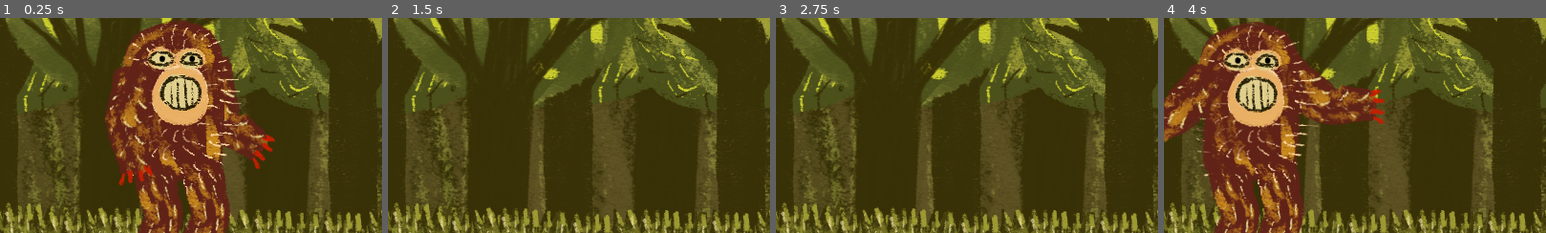
Above: before the commit, frames 1-4 (left to right).
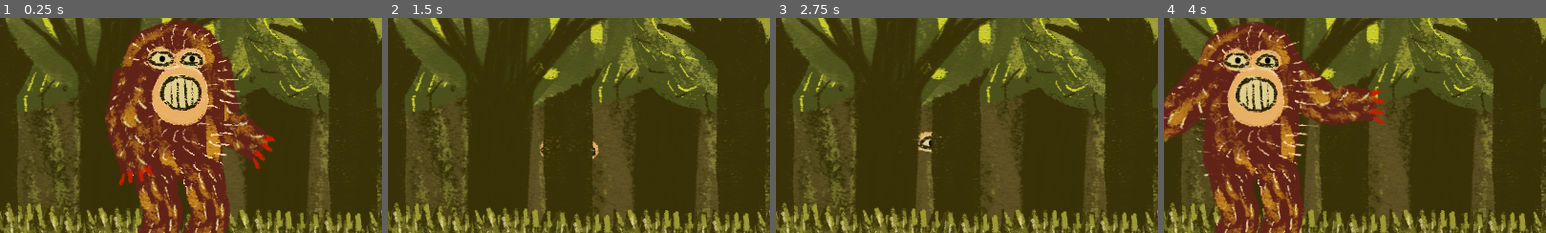
Above: after the commit, the same moments.

Repository: fguillen/The-Forest-Monster-and-the-Cards-Championship
Game: Godot game, scene res://testing/forest.tscn
Same seed, same stepped clock (60 frames per second), same inputs: the game is played once before the commit and once after it.
Inputs (mouse positions are % of the whole screen's width and height, from its top left):
- Up to frame 1 (0.25 s): no input
- Up to frame 2 (1.5 s): tap Enter (ui_accept) at 0.5, 0.77 s; move the mouse to (45, 70) at 0.52 s; hold Up (ui_up) from 0.53 s (still down); click (45, 70) at 0.67 s; move the mouse to (80, 65) at 1.27 s
- Up to frame 3 (2.75 s): tap Enter (ui_accept) at 1.52 s; move the mouse to (20, 35) at 2.02 s; release Up (ui_up) at 2.03 s; hold Left (ui_left) from 2.03 s (still down)
- Up to frame 4 (4 s): move the mouse to (55, 50) at 2.77 s; click (55, 50) at 2.92 s; tap Enter (ui_accept) at 3.02, 3.77 s; move the mouse to (35, 25) at 3.52 s; release Left (ui_left) at 3.53 s; hold Down (ui_down) from 3.53 s (still down)
The pictures show only the part of the screen within x 0-50%, y 13-63%; the shares and areas given below are measured in that part.

The runs differ from the first frame. In frame 2, 0.1% of the frame differs, in the area x 39-56%, y 56-66%; in frame 3, 0.3%, in the area x 36-44%, y 52-63%; in frame 4, nothing differs.

Commit message:
Monster hides

Diff:
--- a/actors/monster_riggid_3.tscn
+++ b/actors/monster_riggid_3.tscn
@@ -123,26 +123,14 @@
 tracks/8/type = "value"
 tracks/8/imported = false
 tracks/8/enabled = true
-tracks/8/path = NodePath("VisualsHidden:position")
+tracks/8/path = NodePath("VisualsHidden/Face:position")
 tracks/8/interp = 1
 tracks/8/loop_wrap = true
 tracks/8/keys = {
 "times": PackedFloat32Array(0),
 "transitions": PackedFloat32Array(1),
 "update": 0,
-"values": [Vector2(0, 0)]
-}
-tracks/9/type = "value"
-tracks/9/imported = false
-tracks/9/enabled = true
-tracks/9/path = NodePath("VisualsHidden:rotation")
-tracks/9/interp = 1
-tracks/9/loop_wrap = true
-tracks/9/keys = {
-"times": PackedFloat32Array(0),
-"transitions": PackedFloat32Array(1),
-"update": 0,
-"values": [0.0]
+"values": [Vector2(9, -276)]
 }
 
 [sub_resource type="Animation" id="Animation_mur5k"]
@@ -229,14 +217,26 @@
 tracks/0/type = "value"
 tracks/0/imported = false
 tracks/0/enabled = true
-tracks/0/path = NodePath("VisualsHidden:position")
+tracks/0/path = NodePath("VisualsHidden/Face:position")
 tracks/0/interp = 2
 tracks/0/loop_wrap = true
 tracks/0/keys = {
-"times": PackedFloat32Array(0, 0.334458, 0.417863, 0.9, 1.8),
-"transitions": PackedFloat32Array(1, 1, 1, 1, 1),
-"update": 0,
-"values": [Vector2(0, 0), Vector2(0, -4), Vector2(-0.779497, -5.45648), Vector2(-1, -7), Vector2(0, 0)]
+"times": PackedFloat32Array(0, 0.9, 1.8),
+"transitions": PackedFloat32Array(1, 1, 1),
+"update": 0,
+"values": [Vector2(9, -276), Vector2(12, -293), Vector2(9, -276)]
+}
+tracks/1/type = "value"
+tracks/1/imported = false
+tracks/1/enabled = true
+tracks/1/path = NodePath("PickArea2D:monitoring")
+tracks/1/interp = 1
+tracks/1/loop_wrap = true
+tracks/1/keys = {
+"times": PackedFloat32Array(0),
+"transitions": PackedFloat32Array(1),
+"update": 1,
+"values": [false]
 }
 
 [sub_resource type="Animation" id="Animation_yhfqt"]
@@ -366,6 +366,18 @@
 "update": 0,
 "values": [Vector2(369, 430), Vector2(383, 401), Vector2(421, 412), Vector2(436, 433)]
 }
+tracks/5/type = "value"
+tracks/5/imported = false
+tracks/5/enabled = true
+tracks/5/path = NodePath("PickArea2D:monitoring")
+tracks/5/interp = 1
+tracks/5/loop_wrap = true
+tracks/5/keys = {
+"times": PackedFloat32Array(0),
+"transitions": PackedFloat32Array(1),
+"update": 1,
+"values": [true]
+}
 
 [sub_resource type="Animation" id="Animation_ad8x2"]
 resource_name = "walk_hidden"
@@ -374,26 +386,26 @@
 tracks/0/type = "value"
 tracks/0/imported = false
 tracks/0/enabled = true
-tracks/0/path = NodePath("VisualsHidden:position")
-tracks/0/interp = 2
+tracks/0/path = NodePath("VisualsHidden/Face:position")
+tracks/0/interp = 1
 tracks/0/loop_wrap = true
 tracks/0/keys = {
 "times": PackedFloat32Array(0, 0.2, 0.4),
 "transitions": PackedFloat32Array(1, 1, 1),
 "update": 0,
-"values": [Vector2(0, 0), Vector2(-1, -16), Vector2(0, 0)]
+"values": [Vector2(9.36996, -278.096), Vector2(9.36996, -299), Vector2(9.36996, -278.096)]
 }
 tracks/1/type = "value"
 tracks/1/imported = false
 tracks/1/enabled = true
-tracks/1/path = NodePath("VisualsHidden:rotation")
-tracks/1/interp = 2
+tracks/1/path = NodePath("PickArea2D:monitoring")
+tracks/1/interp = 1
 tracks/1/loop_wrap = true
 tracks/1/keys = {
-"times": PackedFloat32Array(0, 0.2, 0.4),
-"transitions": PackedFloat32Array(1, 1, 1),
-"update": 0,
-"values": [0.0, 0.0349066, 0.0]
+"times": PackedFloat32Array(0),
+"transitions": PackedFloat32Array(1),
+"update": 1,
+"values": [false]
 }
 
 [sub_resource type="AnimationLibrary" id="AnimationLibrary_axk63"]
@@ -698,7 +710,7 @@
 scale = Vector2(0.999893, 0.999893)
 
 [node name="TargetArmLeft" type="Node2D" parent="Visuals"]
-position = Vector2(427.695, 261.97)
+position = Vector2(447, 259)
 
 [node name="TargetArmRight" type="Node2D" parent="Visuals"]
 position = Vector2(19, 97)
@@ -711,6 +723,7 @@
 
 [node name="VisualsHidden" type="Node2D" parent="."]
 z_index = -10
+position = Vector2(-2, 95)
 
 [node name="Face" type="Sprite2D" parent="VisualsHidden"]
 position = Vector2(9, -276)
@@ -719,18 +732,25 @@
 [node name="MonsterEye" parent="VisualsHidden/Face" instance=ExtResource("8_3d5bx")]
 position = Vector2(-28, 3)
 
+[node name="PaseantLimitLeft" parent="VisualsHidden/Face/MonsterEye" index="3"]
+position = Vector2(-15.1629, 58.0199)
+
+[node name="PaseantsSensor" parent="VisualsHidden/Face/MonsterEye" index="5"]
+position = Vector2(-6.1629, -155.98)
+
 [node name="MonsterEye2" parent="VisualsHidden/Face" instance=ExtResource("8_3d5bx")]
 position = Vector2(24, 3)
 
 [node name="PaseantLimitLeft" parent="VisualsHidden/Face/MonsterEye2" index="3"]
-position = Vector2(-61, 214)
+position = Vector2(-67.1629, 58.0199)
 
 [node name="PaseantsSensor" parent="VisualsHidden/Face/MonsterEye2" index="5"]
-position = Vector2(-52, 0)
+position = Vector2(-58.1629, -155.98)
 
 [connection signal="body_entered" from="ScareArea2D" to="." method="_on_scare_area_2d_body_entered"]
 [connection signal="body_entered" from="PickArea2D" to="." method="_on_pick_area_2d_body_entered"]
 [connection signal="animation_finished" from="AnimationPlayer" to="." method="_on_animation_player_animation_finished"]
 
 [editable path="Visuals/Polygons/Skeleton2D/Hip/Chest/Head/MonsterEyeLeft"]
+[editable path="VisualsHidden/Face/MonsterEye"]
 [editable path="VisualsHidden/Face/MonsterEye2"]
